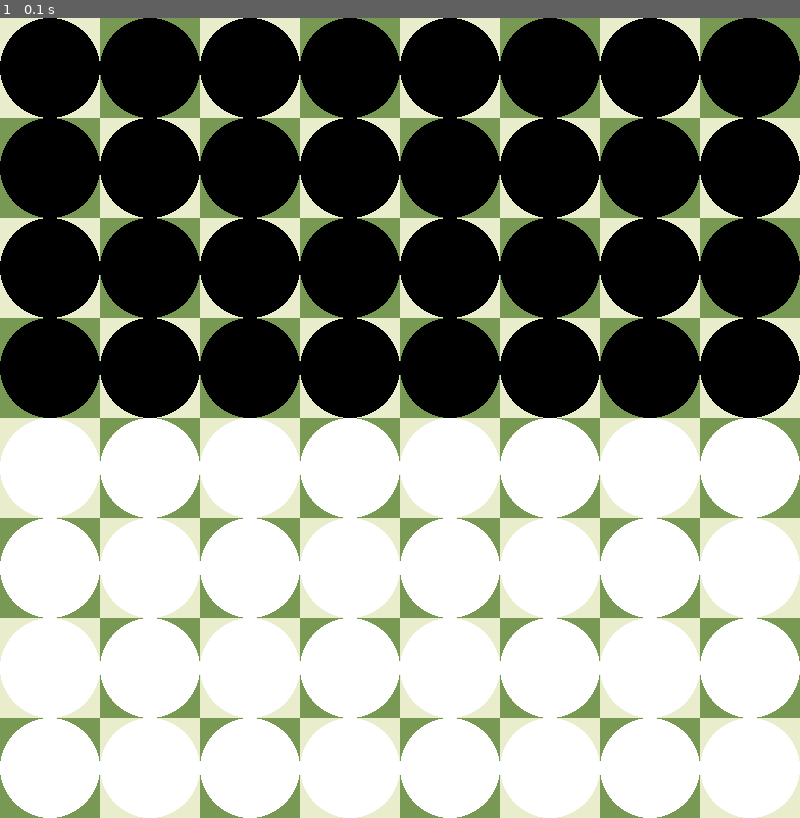
Above: before the commit, frame 1.
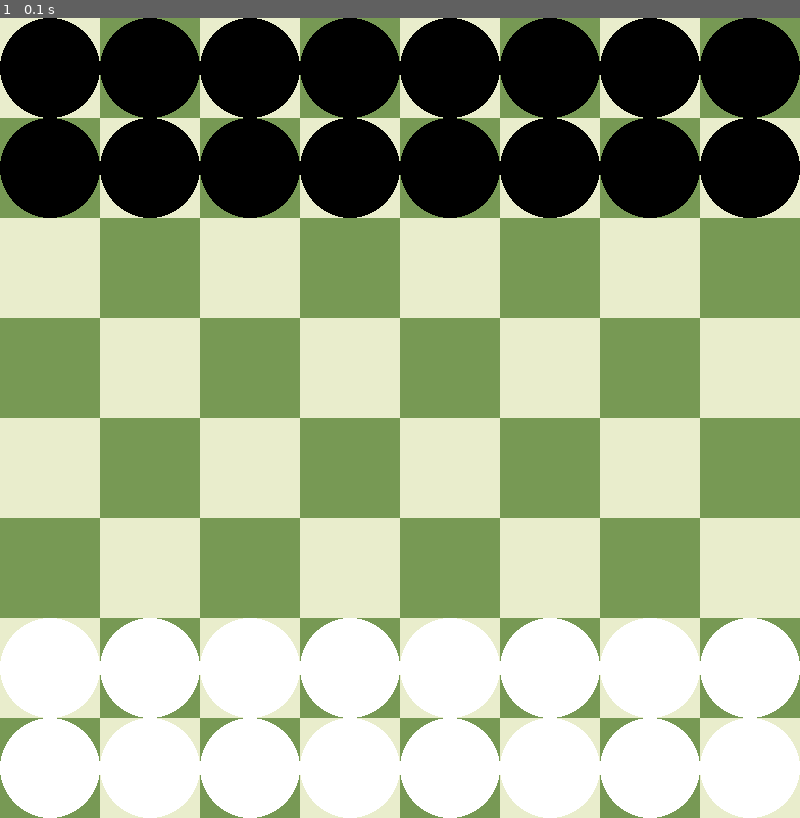
Above: after the commit, the same moment.

Repository: caleb-james-smith/PyGameChess
Game: pygame game, started from play.py
Same seed, same stepped clock (60 frames per second), same inputs: the game is played once before the commit and once after it.
Inputs:
- Up to frame 1 (0.1 s): no input

The runs differ from the first frame. In frame 1, 39% of the frame differs, in the area x 0-100%, y 25-75%.

Commit message:
Do not draw pieces in central rows.

Diff:
--- a/play.py
+++ b/play.py
@@ -44,8 +44,13 @@
     # Draw pieces
     for x in range(squares_per_side):
         for y in range(squares_per_side):
-            # FIXME: draw pieces using both colors
-            if y < (squares_per_side / 2):
+            half_n_squares    = squares_per_side / 2
+            quarter_n_squares = squares_per_side / 4
+            # do not draw pieces in the central rows; depends on the squares per side
+            if quarter_n_squares <= y < 3 * quarter_n_squares:
+                continue
+            # choose light or dark color
+            if y < half_n_squares:
                 color = dark_color
             else:
                 color = light_color
